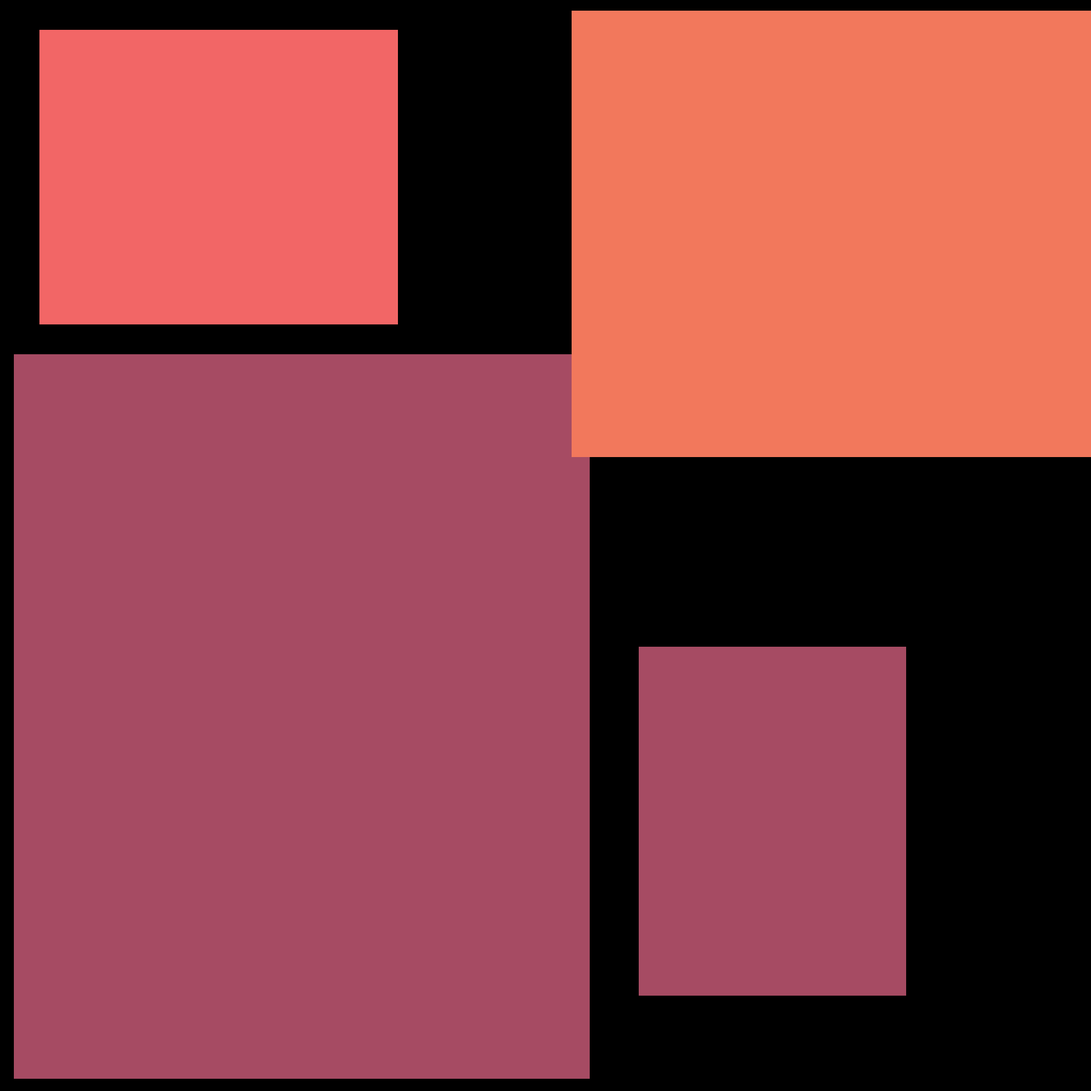
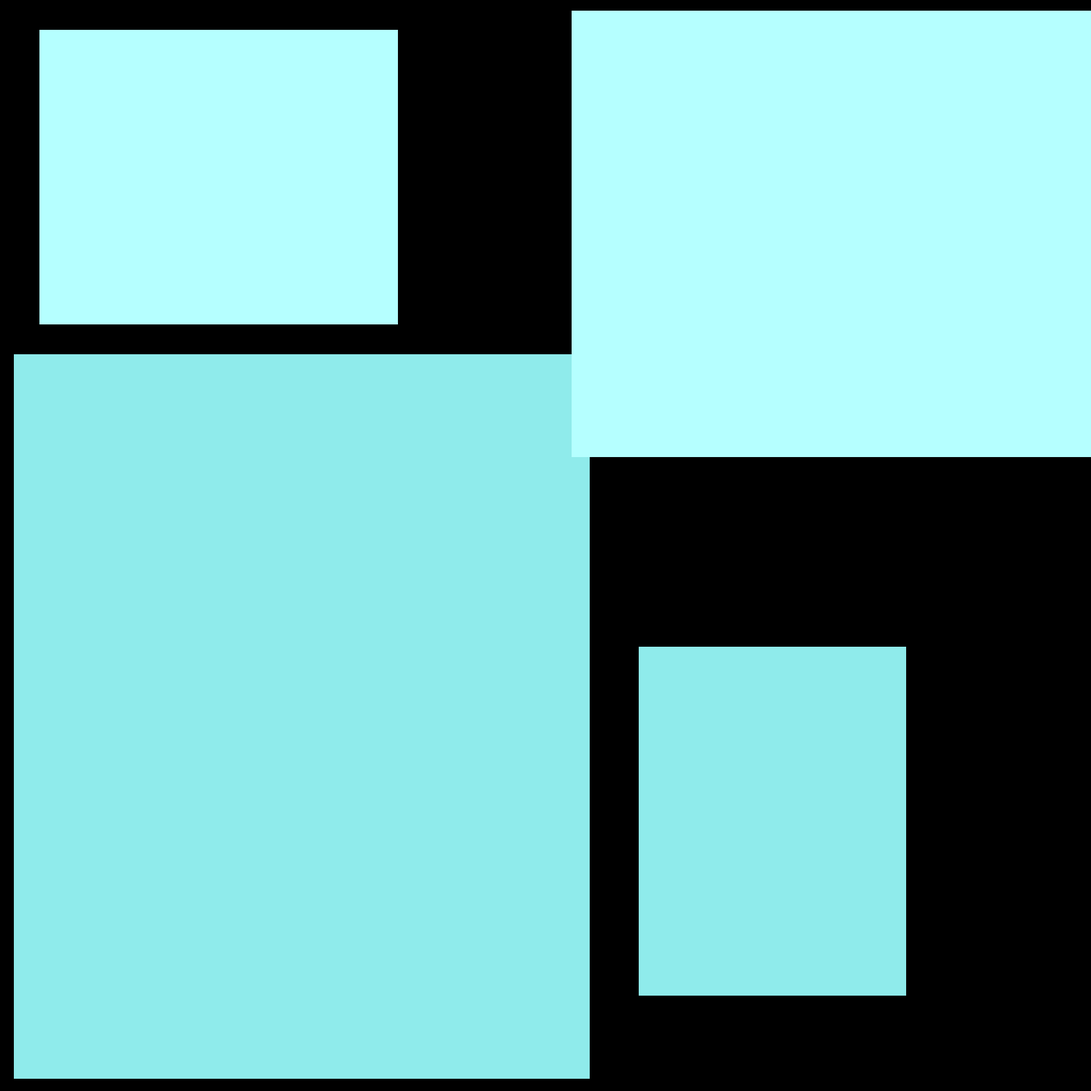
Layers edited between the first and the second 1091x1091 image:
painted on "Rectángulo 4" over <box>39,29,399,325</box>
painted on "Rectángulo 3" over <box>571,10,1091,458</box>
painted on "Rectángulo 2" over <box>639,647,907,997</box>
painted on "Rectángulo 1" over <box>13,354,590,1080</box>
